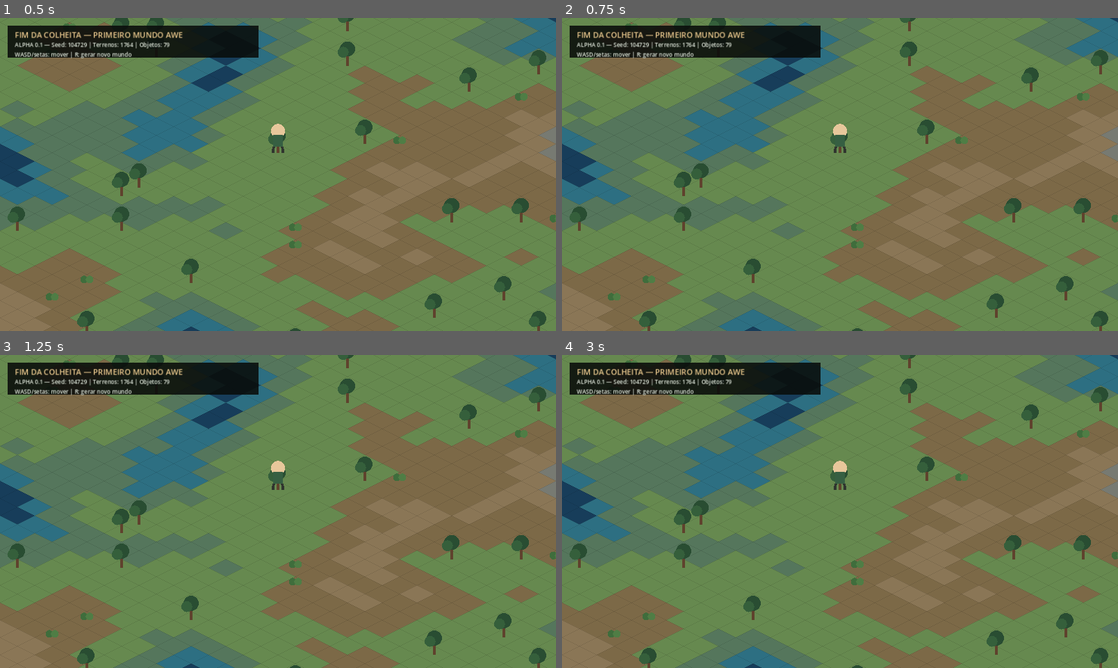
Above: before the commit, frames 1-4 (two rows, left to right).
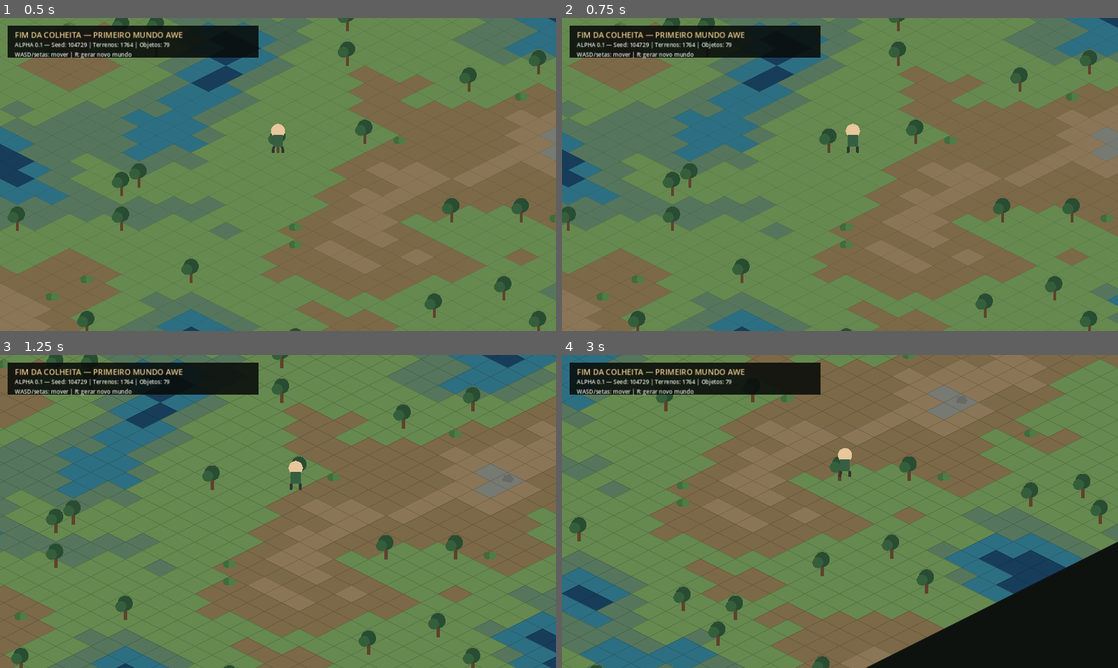
Above: after the commit, the same moments.

Repository: pabloradamez10-byte/fim-da-colheita-godot
Game: Godot game, scene res://scenes/main.tscn
Two runs of this game, one before a commit and one after it. Both use one fixed random seed, a clock stepped at 60 frames per second and the inputs below.
Inputs:
- Up to frame 1 (0.5 s): no input
- Up to frame 2 (0.75 s): tap Enter at 0.5 s; hold D from 0.53 s (still down)
- Up to frame 3 (1.25 s): keep holding D
- Up to frame 4 (3 s): release D at 1.28 s; hold S 1.28-2.03 s; hold D 2.03-2.78 s; hold W from 2.78 s (still down)

Frame 1 is identical in both runs. In frame 2, 13% of the frame differs, in the area x 0-100%, y 0-100%; in frame 3, 40%; in frame 4, 68%.

Commit message:
Torna controles independentes do mapa de ações

Diff:
--- a/scripts/player/player_controller.gd
+++ b/scripts/player/player_controller.gd
@@ -7,8 +7,18 @@
 	queue_redraw()
 
 func _physics_process(_delta: float) -> void:
-	var direction := Input.get_vector("move_left", "move_right", "move_up", "move_down")
-	velocity = direction * speed
+	var direction := Vector2.ZERO
+
+	if Input.is_key_pressed(KEY_A) or Input.is_key_pressed(KEY_LEFT):
+		direction.x -= 1.0
+	if Input.is_key_pressed(KEY_D) or Input.is_key_pressed(KEY_RIGHT):
+		direction.x += 1.0
+	if Input.is_key_pressed(KEY_W) or Input.is_key_pressed(KEY_UP):
+		direction.y -= 1.0
+	if Input.is_key_pressed(KEY_S) or Input.is_key_pressed(KEY_DOWN):
+		direction.y += 1.0
+
+	velocity = direction.normalized() * speed
 	move_and_slide()
 
 func _draw() -> void:
